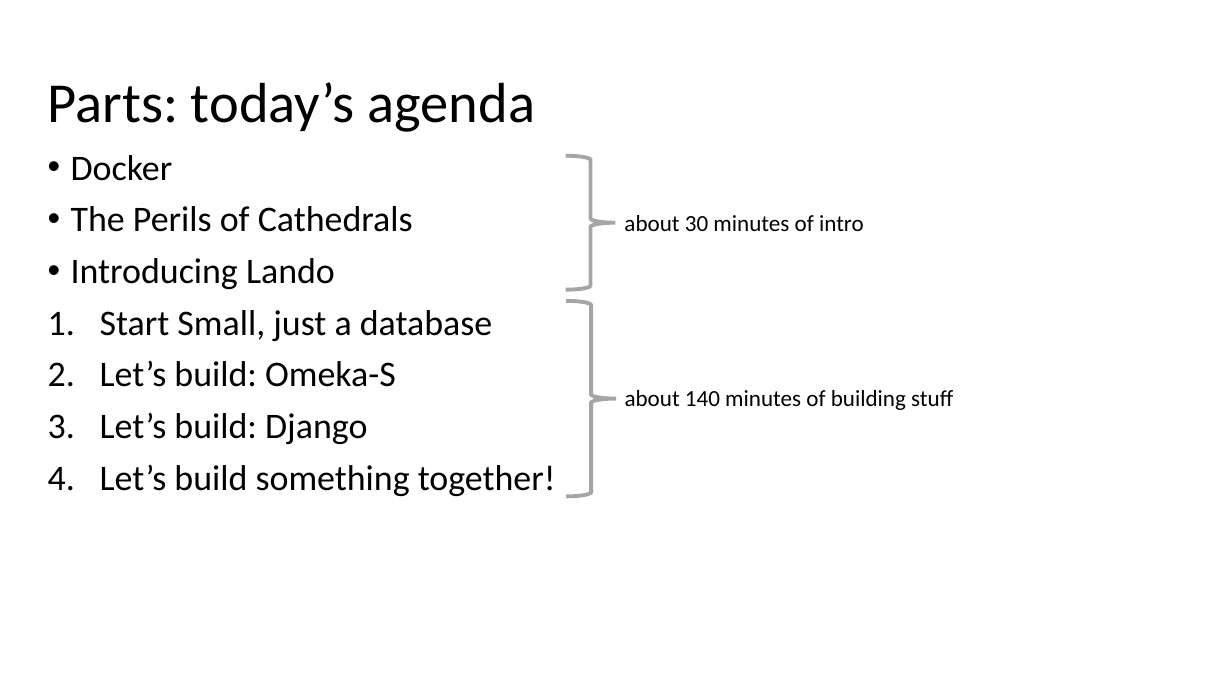
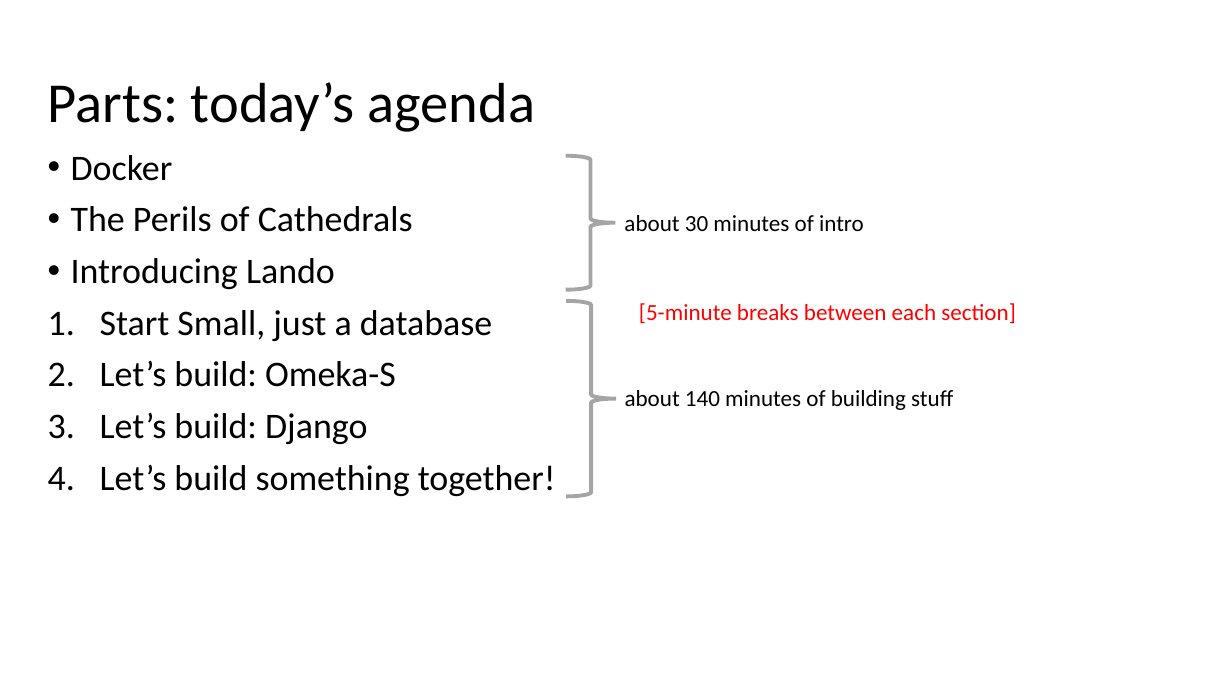
Before and after one commit to hardyoyo/code4lib2021-workshop, a slide deck: slide 4 of LearningAsWeGo-DecomposingDevEnvironmentsWithLando.pptx. Drawn at 1232x693 pixels with LibreOffice and Linux fonts; fonts in the diff are those of the drawing; background and template pictures are left out. Boxes give left, top, right and bottom in pixels: in the first picture for what was removed or moved away, otherwise in the second. Text is boxed around its words. In the diff, an @@ line names an element or a change of style, - is before the commit and + after.

Commit message:
Add break time and recording reminders to slide deck, add draft Hyrax example

```diff
--- a/LearningAsWeGo-DecomposingDevEnvironmentsWithLando.pptx
+++ b/LearningAsWeGo-DecomposingDevEnvironmentsWithLando.pptx
@@ text added at box(639, 303, 1015, 323), 18 pt, text #FF0000 @@
+[5-minute breaks between each section]
```
Also in this commit, not shown: 4 other slides changed, 1 other file.
